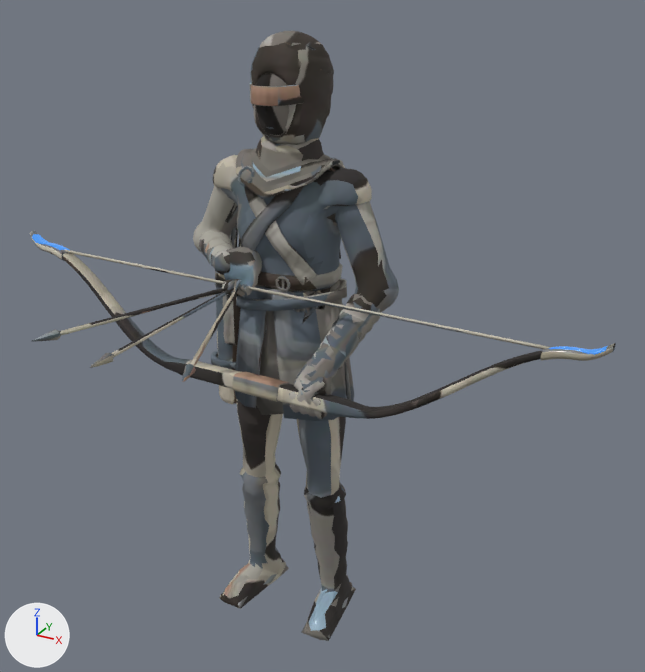
The glTF model games/vale/art/out/fighters/lisvel/lisvel.glb, before and after one commit.
Rendered twice from a 50 mm camera at (1.303, -2.168, 2.1) aimed at (0.195, -0.154, 1.093). The lights are fixed; the arrows at lower left show +X, +Y and +Z. The older version comes first. Vertices at exactly the same position are counted once.

In view in the first picture: 'lisvel' and 1 more.
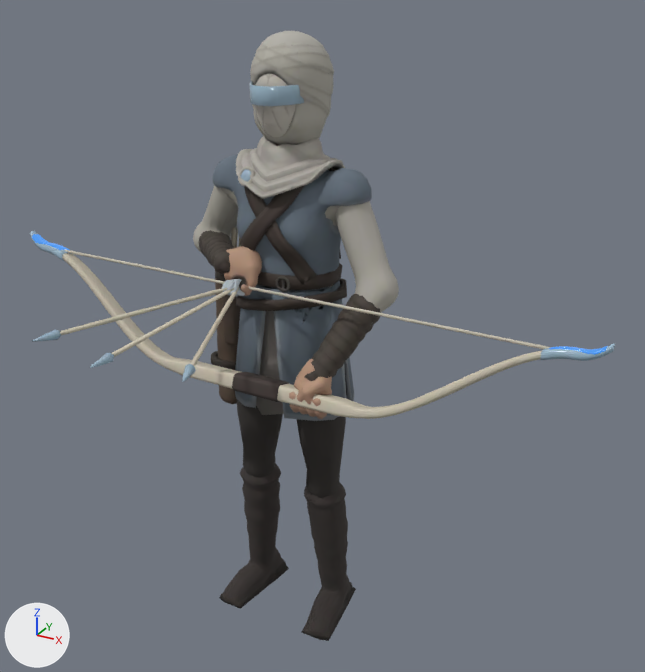
Where the change shows, as pixel boxes (x1, y1, x2, y2) in the pictures (645 x 672 px; the box of a moved part takes in the faces that stretch with it):
part 1 of me_lisvel, moved or reshaped: before (221, 104, 332, 287); after (221, 74, 332, 291)
part 2 of me_lisvel, surface changed: (30, 31, 616, 641) in both

The change in detail:
me_lisvel is used by ob_lisvel; location (0.0, 0.0, 0.0).
me_lisvel had 10431 vertices, 22208 faces and spanned x -0.88..0.98, y -0.79..0.17, z 0.0..1.88.
me_lisvel now has 10429 vertices, 22205 faces and spans x -0.88..0.98, y -0.79..0.17, z 0.0..1.88.
me_lisvel part 1: 27 vertices moved within x -0.11..0.11, y -0.1..0.09, z 1.15..1.78; 152 vertices removed from x -0.22..0.22, y -0.11..0.13, z 1.11..1.78; 150 vertices added at x -0.22..0.22, y -0.11..0.13, z 1.15..1.79.
me_lisvel part 2: 19970 kept faces spanning x -0.88..0.98, y -0.79..0.17, z 0.0..1.88 get new texture (UV) coordinates.
